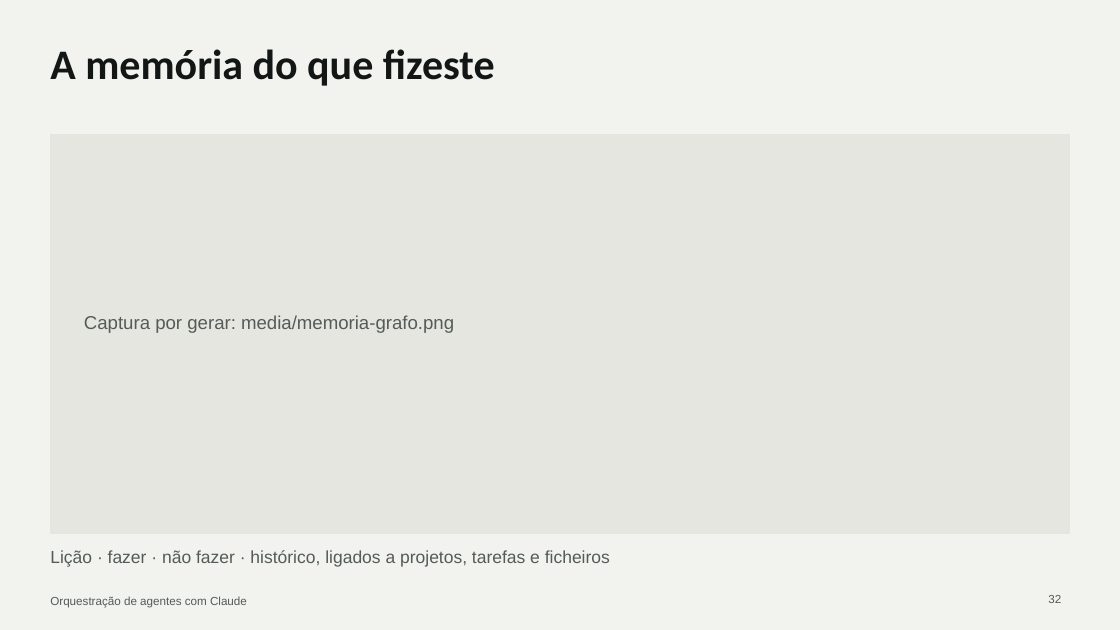
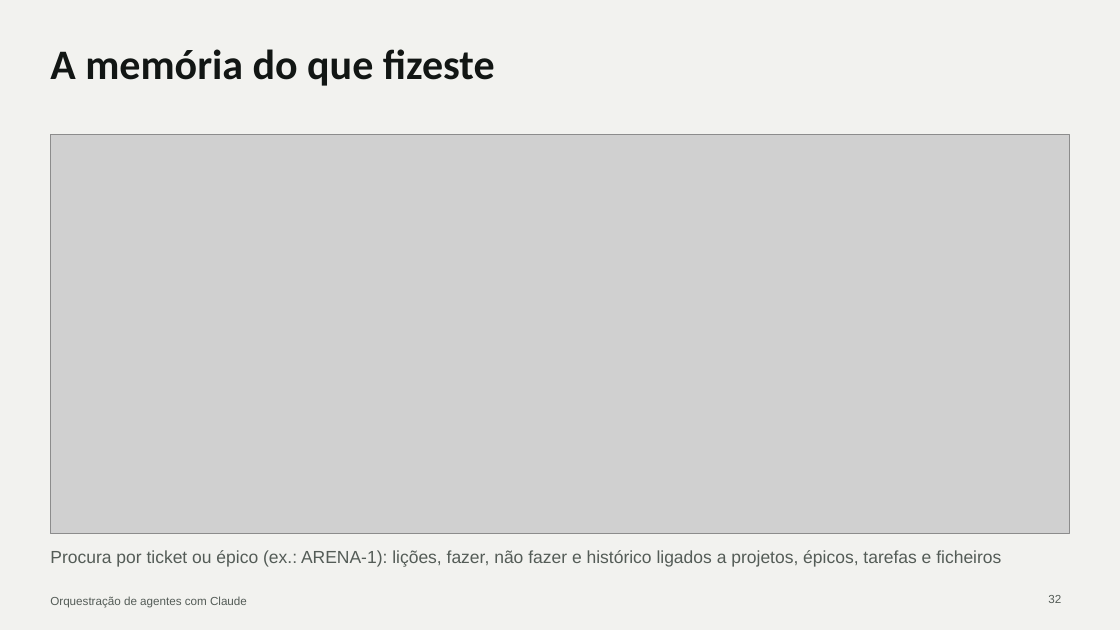
Before and after one commit to cx-guilherme-pinto/workshop-claude, a slide deck: slide 32 of slides/workshop.pptx. Drawn at 1120x630 pixels with LibreOffice and Linux fonts; fonts in the diff are those of the drawing; grey boxes stand for pictures. Boxes give left, top, right and bottom in pixels: in the first picture for what was removed or moved away, otherwise in the second. Text is boxed around its words. In the diff, an @@ line names an element or a change of style, - is before the commit and + after.

```diff
--- a/slides/workshop.pptx
+++ b/slides/workshop.pptx
@@ rectangle removed at (50,134,1070,534) @@
@@ picture added at (50,134,1070,534) @@
@@ text removed at (84,315,454,333) @@
-Captura por gerar: media/memoria-grafo.png
@@ text at (50,550,1001,567): text changed @@
-Lição · fazer · não fazer · histórico, ligados a projetos, tarefas e ficheiros
+Procura por ticket ou épico (ex.: ARENA-1): lições, fazer, não fazer e histórico ligados a projetos, épicos, tarefas e ficheiros
```
Also in this commit, not shown: 17 other files.
